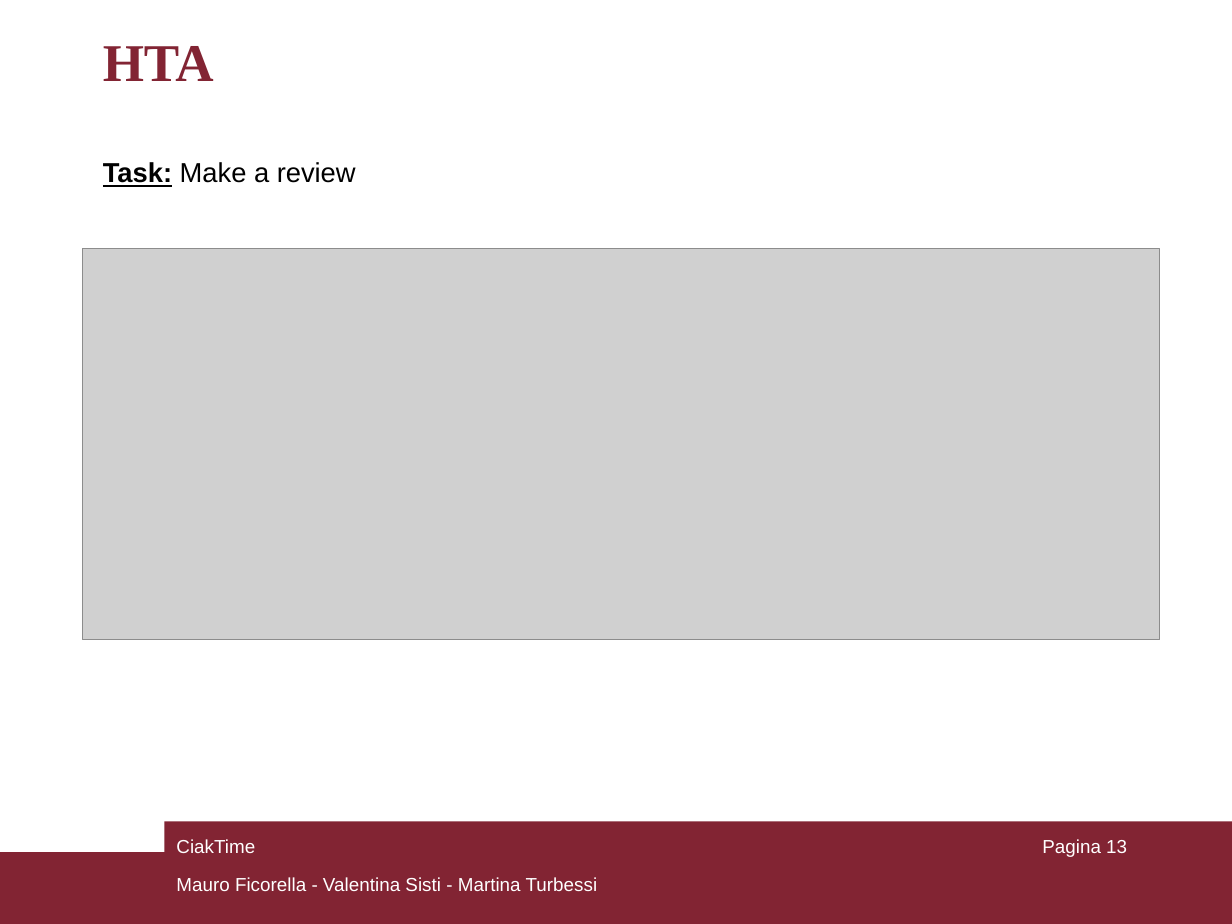
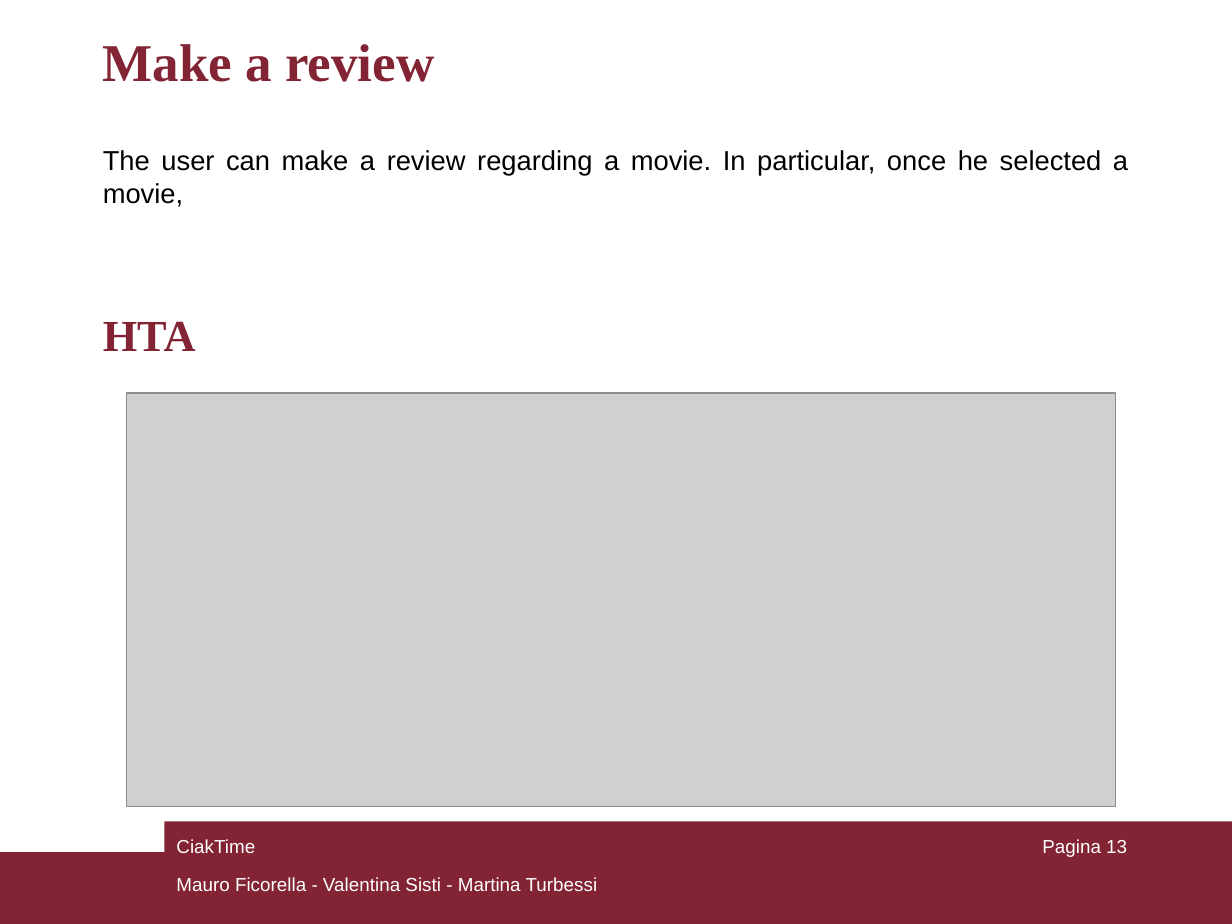
Before and after one commit to mauroficorella/Human-Computer-Interaction, a slide deck: slide 13 of Documentazione/CiakTime_HCI.ppt. Drawn at 1232x924 pixels with LibreOffice and Linux fonts; fonts in the diff are those of the drawing; grey boxes stand for pictures. Boxes give left, top, right and bottom in pixels: in the first picture for what was removed or moved away, otherwise in the second. Text is boxed around its words. In the diff, an @@ line names an element or a change of style, - is before the commit and + after.

```diff
--- a/Documentazione/CiakTime_HCI.ppt
+++ b/Documentazione/CiakTime_HCI.ppt
@@ text at [103,44,434,82]: text changed; size 16 to 31 pt; font Arial to Times New Roman; text colour #000000 to #822433; bold on @@
-Task: Make a review
+Make a review
@@ text added at [103,150,1128,207], 16 pt, text #000000 @@
+The user can make a review regarding a movie. In particular, once he selected a movie,
@@ text "HTA": place and size @@
-text "HTA" at [103,46,214,81]
+text "HTA" at [103,321,196,351]
@@ text "HTA" at [103,321,196,351]: size 31 to 25.9 pt; line spacing 0.8 to 0.9 @@
@@ picture: place and size @@
-picture at [83,249,1159,641]
+picture at [126,393,1115,807]
```
Also in this commit, not shown: 3 other slides changed, 1 other file.
